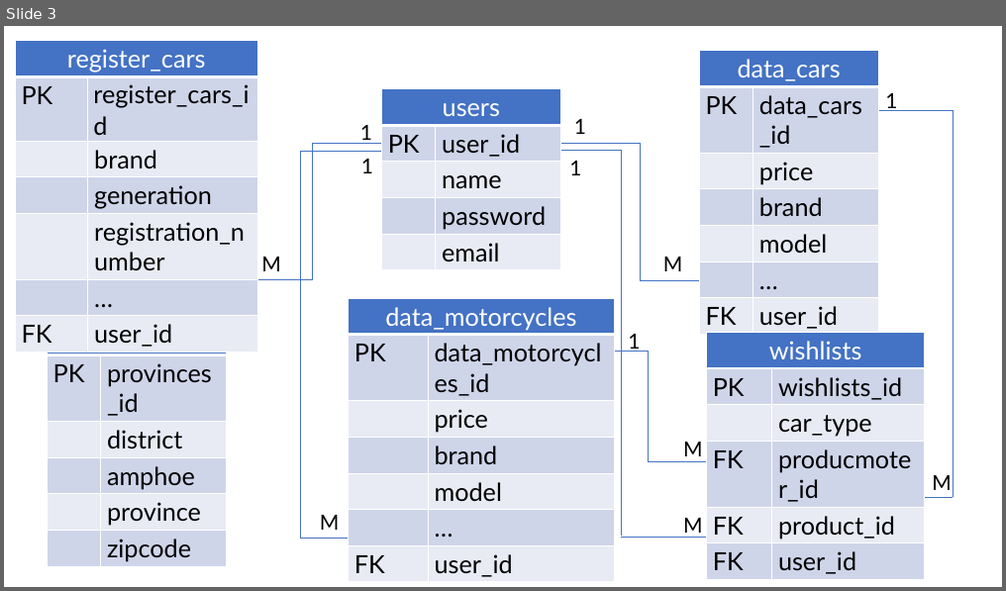
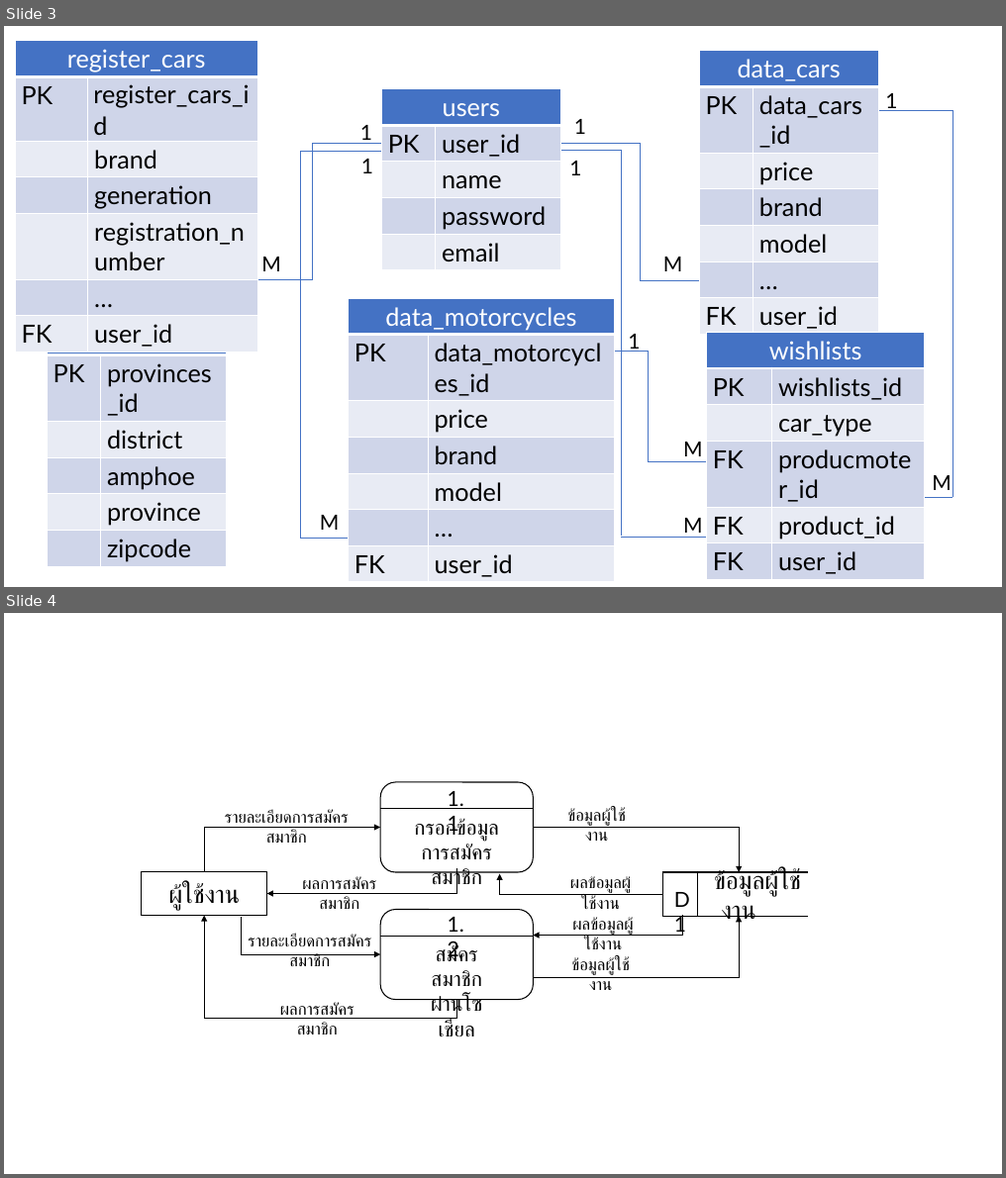
Before and after one commit to ebenze31/tsesis_apprentice, a slide deck: แผนภาพต่างๆ/แผนภาพ.pptx. Shown one above the other, each under a label of ours: slide 3 before the commit, slides 3 and 4 after it. The pictures are 1006x591 and 1006x1178 pixels, drawn with LibreOffice and Linux fonts; fonts in the diff are those of the drawing. Boxes give left, top, right and bottom in pixels: in the first picture for what was removed or moved away, otherwise in the second. Text is boxed around its words. In the diff, an @@ line names an element or a change of style, - is before the commit and + after.

Commit message:
กระบวนการที่ 1.0 เข้าสู่ระบบ / สมัครสมาชิก

```diff
--- a/แผนภาพต่างๆ/แผนภาพ.pptx
+++ b/แผนภาพต่างๆ/แผนภาพ.pptx
@@ slide 4 added at (x1=4, y1=613, x2=1002, y2=1174), background #FFFFFF @@
@@ rounded rectangle added at (x1=380, y1=782, x2=534, y2=872), fill #FFFFFF, outline #000000 1 pt @@
@@ text added at (x1=225, y1=810, x2=349, y2=843), 16 pt, text #000000 @@
+รายละเอียดการสมัครสมาชิก
@@ line added from (380, 808) to (534, 808), #000000 0.5 pt @@
@@ text added at (x1=414, y1=819, x2=499, y2=891), 20 pt, text #000000 @@
+กรอกข้อมูล
+การสมัครสมาชิก
@@ text added at (x1=448, y1=791, x2=464, y2=835), 20 pt, text #000000 @@
+1.1
@@ text added at (x1=567, y1=808, x2=626, y2=841), 16 pt, text #000000 @@
+ข้อมูลผู้ใช้งาน
@@ elbow arrow added from (204, 872) to (380, 827), #000000 0.5 pt @@
@@ elbow arrow added from (534, 827) to (740, 872), #000000 0.5 pt @@
@@ rectangle added at (x1=141, y1=872, x2=266, y2=916), fill #FFFFFF, outline #000000 1 pt, 24 pt, text #000000 @@
+ผู้ใช้งาน
@@ elbow arrow added from (456, 869) to (266, 894), #000000 0.5 pt @@
@@ text added at (x1=302, y1=876, x2=376, y2=909), 16 pt, text #000000 @@
+ผลการสมัครสมาชิก
@@ elbow arrow added from (662, 894) to (500, 874), #000000 0.5 pt @@
@@ text added at (x1=570, y1=876, x2=631, y2=909), 16 pt, text #000000 @@
+ผลข้อมูลผู้ใช้งาน
@@ rectangle added at (x1=662, y1=872, x2=816, y2=916), fill #FFFFFF, outline #000000 1 pt, 24 pt, text #000000 @@
+ข้อมูลผู้ใช้งาน
@@ line added from (697, 872) to (697, 916), #000000 0.5 pt @@
@@ rectangle added at (x1=808, y1=866, x2=837, y2=925), fill #FFFFFF, outline #FFFFFF 1 pt @@
@@ rounded rectangle added at (x1=380, y1=909, x2=534, y2=999), fill #FFFFFF, outline #000000 1 pt @@
@@ text added at (x1=666, y1=882, x2=698, y2=916), 20 pt, text #000000 @@
+D1
@@ elbow arrow added from (456, 1000) to (204, 916), #000000 0.5 pt @@
@@ elbow arrow added from (241, 918) to (380, 955), #000000 0.5 pt @@
@@ text added at (x1=248, y1=934, x2=371, y2=966), 16 pt, text #000000 @@
+รายละเอียดการสมัครสมาชิก
@@ line added from (380, 936) to (534, 936), #000000 0.5 pt @@
@@ text added at (x1=448, y1=917, x2=464, y2=961), 20 pt, text #000000 @@
+1.2
@@ elbow arrow added from (534, 977) to (740, 916), #000000 0.5 pt @@
@@ elbow arrow added from (683, 916) to (534, 936), #000000 0.5 pt @@
@@ text added at (x1=572, y1=918, x2=633, y2=950), 16 pt, text #000000 @@
+ผลข้อมูลผู้ใช้งาน
@@ text added at (x1=431, y1=946, x2=482, y2=1037), 20 pt, text #000000 @@
+สมัครสมาชิก
+ผ่านโซเชียล
@@ text added at (x1=571, y1=958, x2=630, y2=990), 16 pt, text #000000 @@
+ข้อมูลผู้ใช้งาน
@@ text added at (x1=280, y1=1003, x2=354, y2=1035), 16 pt, text #000000 @@
+ผลการสมัครสมาชิก
```
Also in this commit, not shown: 1 other file.
